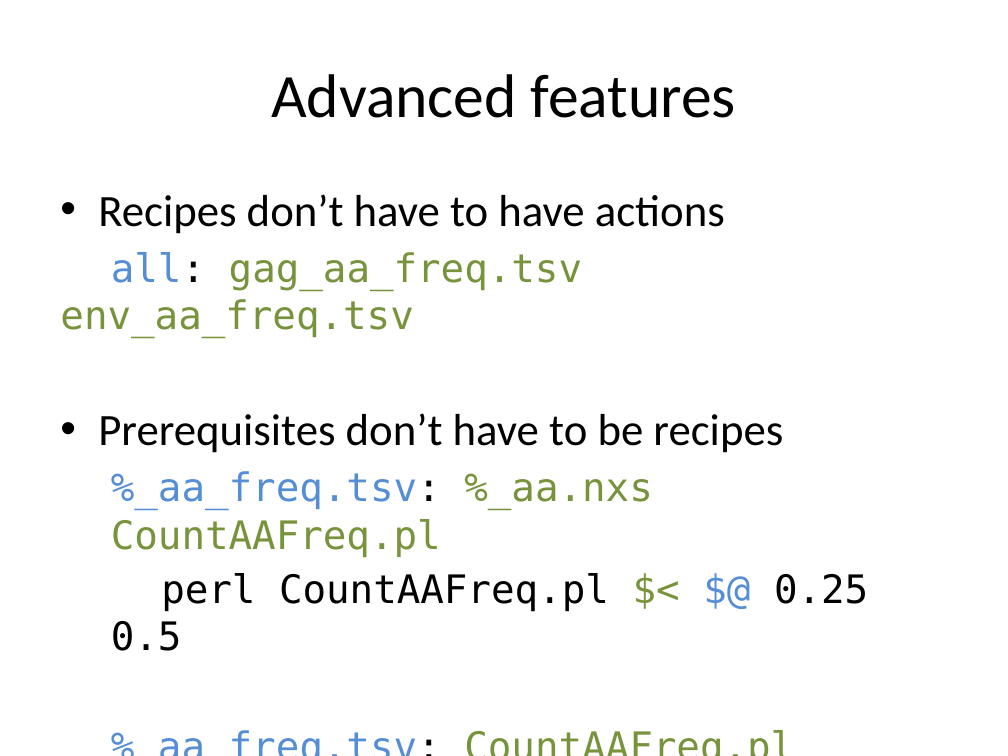
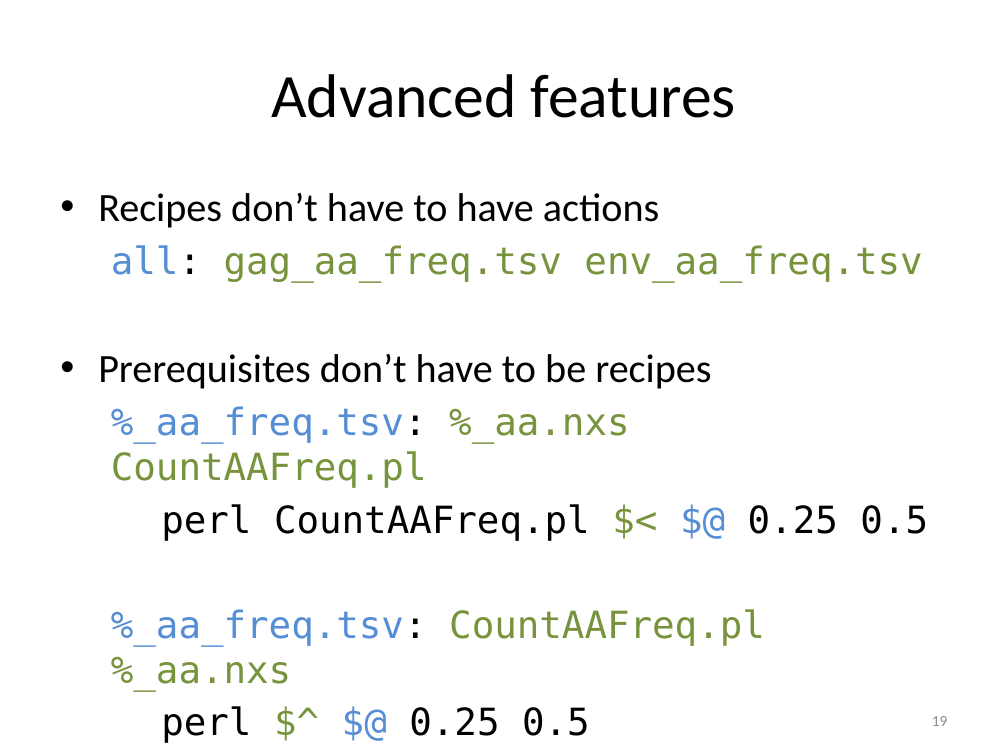
Before and after one commit to tsibley/Workflows-and-Parallel-Processing, a slide deck: slide 19 of CBG-2014-05-21.pptx. Drawn at 1008x756 pixels with LibreOffice and Linux fonts; fonts in the diff are those of the drawing. Boxes give left, top, right and bottom in pixels: in the first picture for what was removed or moved away, otherwise in the second. Text is boxed around its words. In the diff, an @@ line names an element or a change of style, - is before the commit and + after.

Commit message:
Fix mis-formatting I introduced in the last change
The font size didn't stay the same between slides on the last parallel
example, causing a jarring shift.

```diff
--- a/CBG-2014-05-21.pptx
+++ b/CBG-2014-05-21.pptx
@@ text "Recipes don’t have to have ..." at (x1=98, y1=193, x2=928, y2=736): size 32 to 28.7 pt in "Recipes don’t have to have actions", "Prerequisites don’t have to be recipes"; size 28 to 26.8 pt in "all: gag_aa_freq.tsv env_aa_freq.tsv", "%_aa_freq.tsv: %_aa.nxs CountAAFreq.pl", "perl CountAAFreq.pl $< $@ 0.25 0.5", "%_aa_freq.tsv: CountAAFreq.pl %_aa.nxs" and 1 more places; indent changed @@
@@ page number added at (x1=932, y1=716, x2=948, y2=726), 11 pt, text #8C8C8C @@
+19
```
Also in this commit, not shown: 43 other slides changed, 1 slide added, 1 slide removed.
